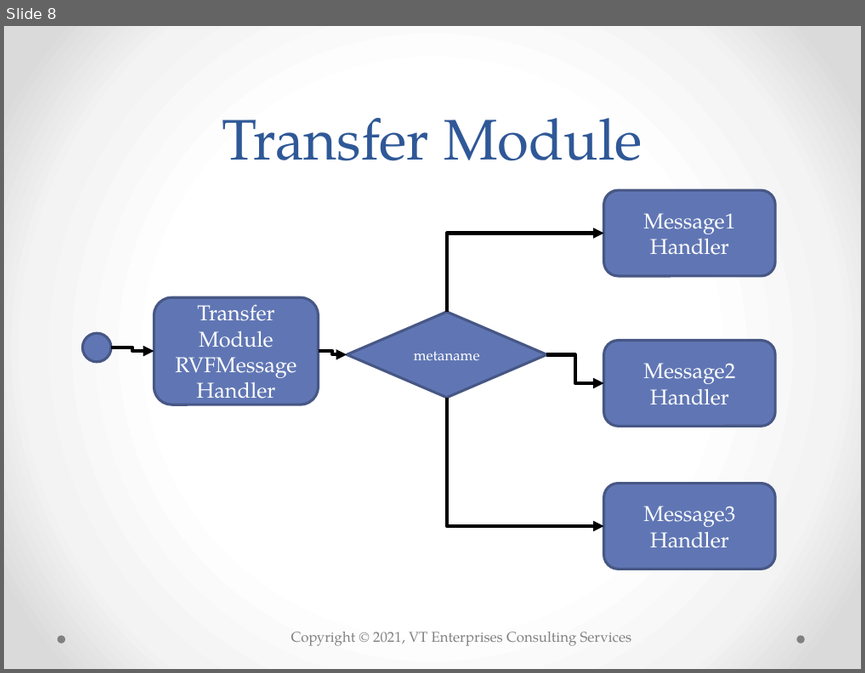
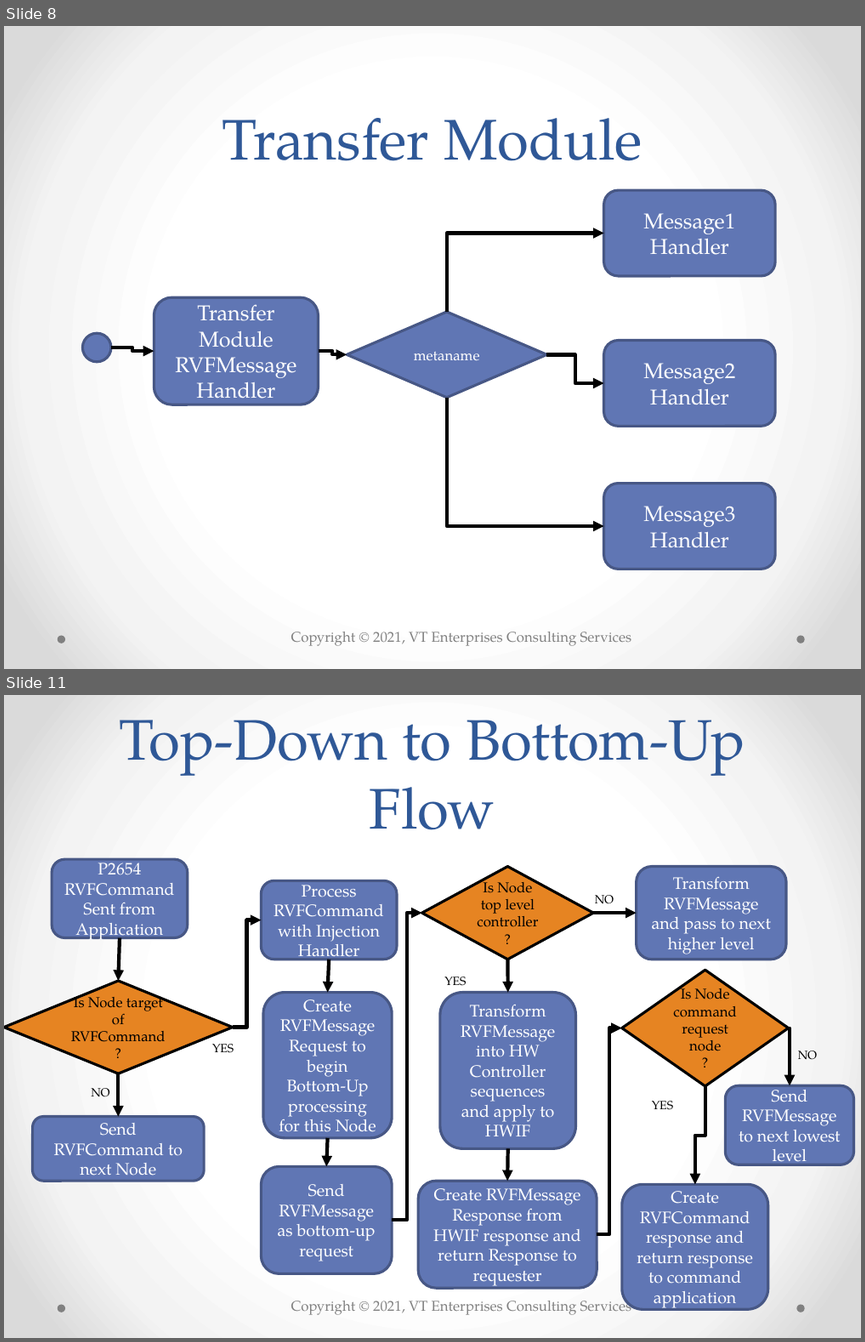
Before and after one commit to bradfordvt/P2654Model2, a slide deck: docs/MJBUnification20210720.pptx. Shown one above the other, each under a label of ours: slide 8 before the commit, slides 8 and 11 after it; the slides between them are not shown. The pictures are 865x673 and 865x1342 pixels, drawn with LibreOffice and Linux fonts; fonts in the diff are those of the drawing; background and template pictures are left out. Boxes give left, top, right and bottom in pixels: in the first picture for what was removed or moved away, otherwise in the second. Text is boxed around its words. In the diff, an @@ line names an element or a change of style, - is before the commit and + after.

```diff
--- a/docs/MJBUnification20210720.pptx
+++ b/docs/MJBUnification20210720.pptx
@@ slide 11 added at <box>4,695,861,1338</box>, background gradient #FFFFFF to #F4F4F4 to #DADADA; not listed: 3 template elements that a slide beside it also shows @@
@@ title added at <box>120,720,745,830</box>, 48 pt, text #2F5897 @@
+Top-Down to Bottom-Up Flow
@@ rounded rectangle added at <box>52,860,188,938</box>, fill #6076B4, outline #475785 2.25 pt, 14 pt, text #FFFFFF @@
+P2654 RVFCommand Sent from Application
@@ diamond added at <box>422,867,594,959</box>, fill #E68422, outline #000000 2.25 pt, 12 pt, text #000000 @@
+Is Node top level controller
+?
@@ rounded rectangle added at <box>636,867,786,959</box>, fill #6076B4, outline #475785 2.25 pt, 14 pt, text #FFFFFF @@
+Transform RVFMessage and pass to next higher level
@@ rounded rectangle added at <box>261,881,397,959</box>, fill #6076B4, outline #475785 2.25 pt, 14 pt, text #FFFFFF @@
+Process RVFCommand with Injection Handler
@@ text added at <box>595,895,613,904</box>, 10 pt, text #000000 @@
+NO
@@ elbow arrow added from (233, 1027) to (261, 919), #000000 3 pt @@
@@ elbow arrow added from (392, 1219) to (422, 913), #000000 3 pt @@
@@ arrow added from (594, 913) to (636, 913), #000000 3 pt @@
@@ arrow added from (120, 937) to (118, 981), #000000 3 pt @@
@@ arrow added from (329, 959) to (328, 993), #000000 3 pt @@
@@ arrow added from (508, 959) to (508, 993), #000000 3 pt @@
@@ diamond added at <box>622,970,788,1087</box>, fill #E68422, outline #000000 2.25 pt, 12 pt, text #000000 @@
+Is Node command request node
+?
@@ diamond added at <box>4,981,233,1073</box>, fill #E68422, outline #000000 2.25 pt, 12 pt, text #000000 @@
+Is Node target of RVFCommand
+?
@@ rounded rectangle added at <box>263,993,392,1138</box>, fill #6076B4, outline #475785 2.25 pt, 14 pt, text #FFFFFF @@
+Create RVFMessage Request to begin Bottom-Up processing for this Node
@@ rounded rectangle added at <box>440,993,575,1148</box>, fill #6076B4, outline #475785 2.25 pt, 14 pt, text #FFFFFF @@
+Transform RVFMessage into HW Controller sequences and apply to HWIF
@@ text added at <box>444,976,466,986</box>, 10 pt, text #000000 @@
+YES
@@ text added at <box>212,1043,234,1053</box>, 10 pt, text #000000 @@
+YES
@@ elbow arrow added from (597, 1234) to (622, 1028), #000000 3 pt @@
@@ elbow arrow added from (788, 1028) to (789, 1086), #000000 3 pt @@
@@ text added at <box>798,1050,817,1060</box>, 10 pt, text #000000 @@
+NO
@@ arrow added from (118, 1074) to (118, 1117), #000000 3 pt @@
@@ text added at <box>91,1088,109,1097</box>, 10 pt, text #000000 @@
+NO
@@ text added at <box>652,1100,673,1110</box>, 10 pt, text #000000 @@
+YES
@@ elbow arrow added from (705, 1086) to (694, 1185), #000000 3 pt @@
@@ rounded rectangle added at <box>726,1086,854,1164</box>, fill #6076B4, outline #475785 2.25 pt, 14 pt, text #FFFFFF @@
+Send RVFMessage to next lowest level
@@ rounded rectangle added at <box>32,1117,204,1181</box>, fill #6076B4, outline #475785 2.25 pt, 14 pt, text #FFFFFF @@
+Send RVFCommand to next Node
@@ arrow added from (328, 1138) to (326, 1166), #000000 3 pt @@
@@ arrow added from (508, 1148) to (508, 1181), #000000 3 pt @@
@@ rounded rectangle added at <box>261,1166,392,1273</box>, fill #6076B4, outline #475785 2.25 pt, 14 pt, text #FFFFFF @@
+Send RVFMessage as bottom-up request
@@ rounded rectangle added at <box>418,1181,596,1288</box>, fill #6076B4, outline #475785 2.25 pt, 14 pt, text #FFFFFF @@
+Create RVFMessage Response from HWIF response and return Response to requester
@@ rounded rectangle added at <box>622,1185,768,1310</box>, fill #6076B4, outline #475785 2.25 pt, 14 pt, text #FFFFFF @@
+Create RVFCommand response and return response to command application
```
Also in this commit, not shown: 2 other slides added.
